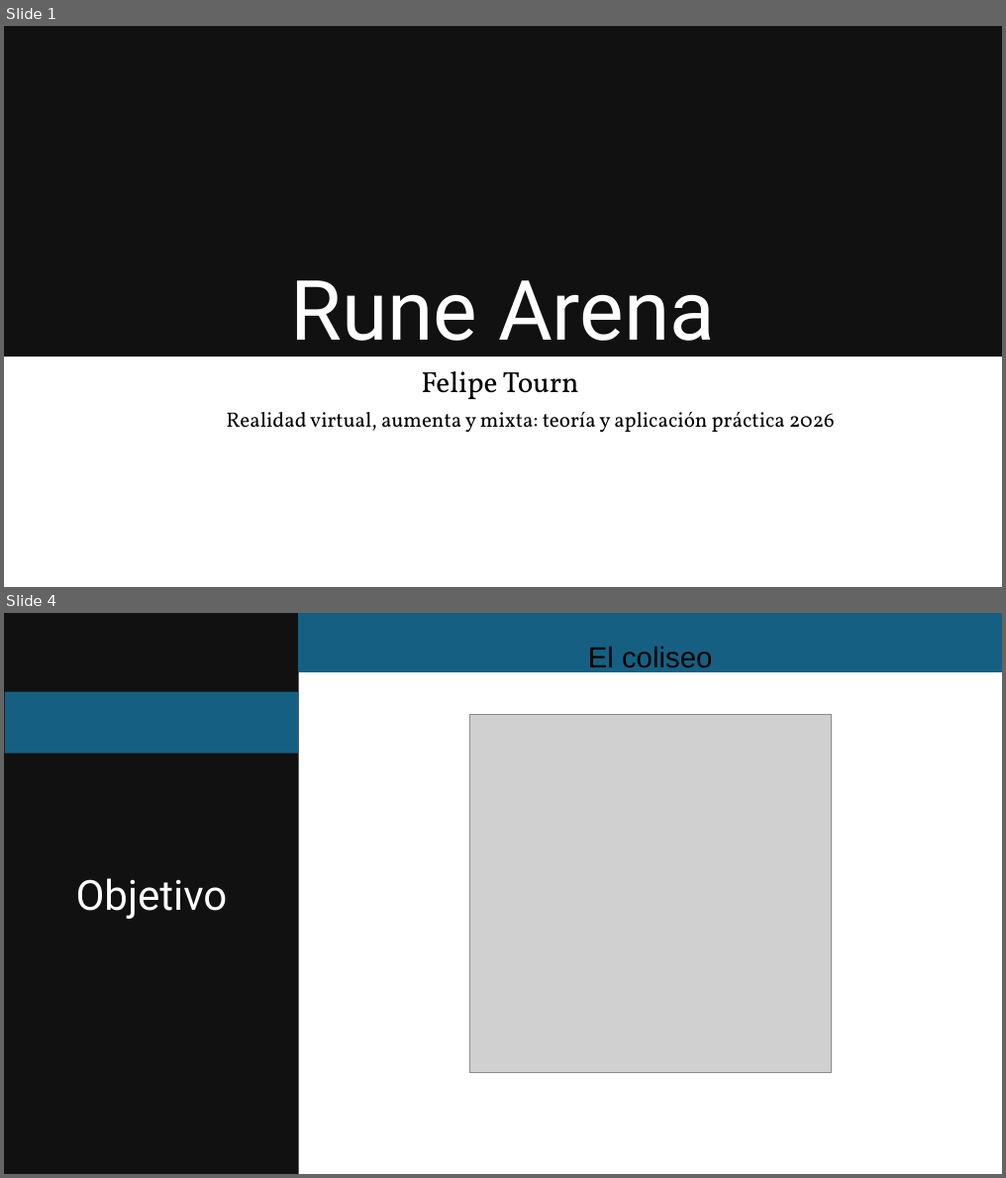
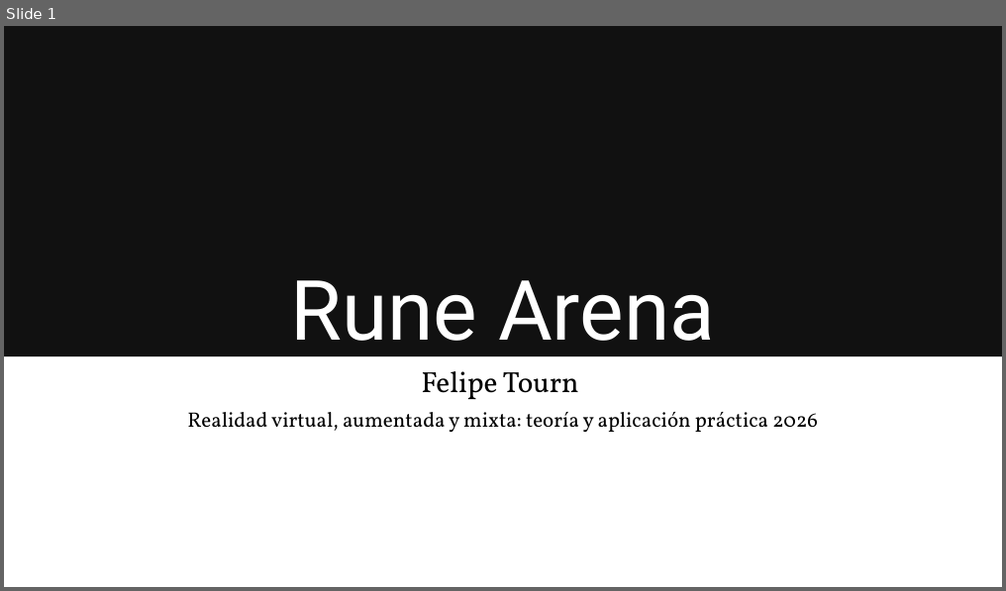
Before and after one commit to felipetourn/RuneArena, a slide deck: Presentacion/RuneArena.pptx. Shown one above the other, each under a label of ours: slides 1 and 4 before the commit, slide 1 after it; the slides between them are not shown. The pictures are 1006x1178 and 1006x591 pixels, drawn with LibreOffice and Linux fonts; fonts in the diff are those of the drawing; grey boxes stand for pictures. Boxes give left, top, right and bottom in pixels: in the first picture for what was removed or moved away, otherwise in the second. Text is boxed around its words. In the diff, an @@ line names an element or a change of style, - is before the commit and + after.

```diff
--- a/Presentacion/RuneArena.pptx
+++ b/Presentacion/RuneArena.pptx
@@ slide 4 removed at <box>4,613,1002,1174</box>, background #FFFFFF @@
@@ rectangle removed at <box>4,613,299,1174</box> @@
@@ rectangle removed at <box>298,613,1002,672</box> @@
@@ text removed at <box>588,646,712,673</box> @@
-El coliseo
@@ rectangle removed at <box>5,691,298,753</box> @@
@@ picture removed at <box>469,714,831,1073</box> @@
@@ text removed at <box>76,878,228,919</box> @@
-Objetivo
@@ slide 1 changed as well @@
@@ text at <box>187,412,818,433</box>: text changed @@
-Realidad virtual, aumenta y mixta: teoría y aplicación práctica 2026
+Realidad virtual, aumentada y mixta: teoría y aplicación práctica 2026
```
Also in this commit, not shown: 2 other slides changed, 12 slides added, 2 other slides removed, 2 other files.
